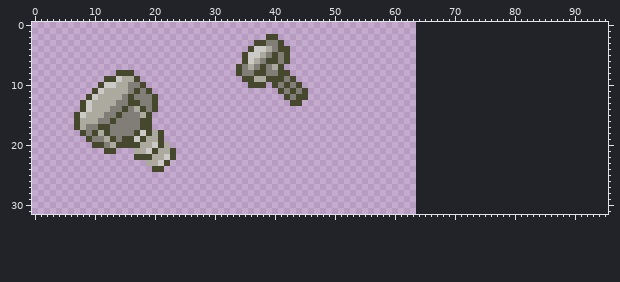
A pixel-art file gets an edit: Assets/Sprites/Ase/Items/bolt.aseprite. The picture above was drawn from the file before the commit.
64x32 pixels, 1 frame. The old version is drawn lined up with the new one, on the new canvas.
The result:
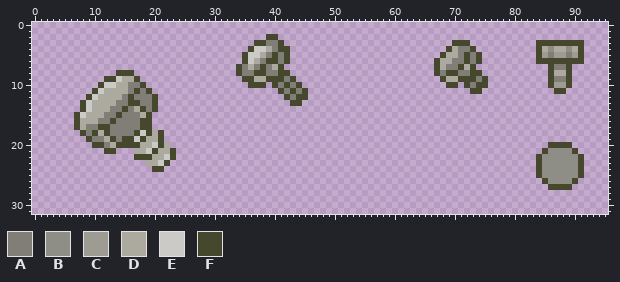
Palette (. is transparent): A #807e76  B #8e8d86  C #9e9c92  D #acaa9e  E #cccac6  F #46482e
From the commit log: updated bolt icon + ingame scene
The edit:
{"change": "canvas 64x32 -> 96x32"}
{"y":3,"x":70,"old":"...","new":"FFF"}
{"y":3,"x":84,"old":"........","new":"FFFFFFFF"}
{"y":4,"x":69,"old":".....","new":"FDAAF"}
{"y":4,"x":84,"old":"........","new":"FDBDDBDF"}
{"y":5,"x":68,"old":".......","new":"FDDAFAF"}
{"y":5,"x":84,"old":"........","new":"FCACCACF"}
{"y":6,"x":67,"old":"........","new":"FDDAAFAF"}
{"y":6,"x":84,"old":"........","new":"FFFFFFFF"}
{"y":7,"x":67,"old":".......","new":"FDAAFDF"}
{"y":7,"x":86,"old":"....","new":"FAAF"}
{"y":8,"x":67,"old":"........","new":"FAFFAAFF"}
{"y":8,"x":86,"old":"....","new":"FDDF"}
{"y":9,"x":68,"old":"........","new":"FDDFFFAF"}
{"y":9,"x":86,"old":"....","new":"FAAF"}
{"y":10,"x":69,"old":"..","new":"FF"}
{"y":10,"x":72,"old":"....","new":"FAFF"}
{"y":10,"x":86,"old":"....","new":"FCCF"}
{"y":11,"x":73,"old":"..","new":"FF"}
{"y":11,"x":87,"old":"..","new":"FF"}
{"y":20,"x":86,"old":"....","new":"FFFF"}
{"y":21,"x":85,"old":"......","new":"FBBBBF"}
{"y":22,"x":84,"old":"........","new":"FBBBBBBF"}
{"y":23,"x":84,"old":"........","new":"FBBBBBBF"}
{"y":24,"x":84,"old":"........","new":"FBBBBBBF"}
{"y":25,"x":84,"old":"........","new":"FBBBBBBF"}
{"y":26,"x":85,"old":"......","new":"FBBBBF"}
{"y":27,"x":86,"old":"....","new":"FFFF"}
